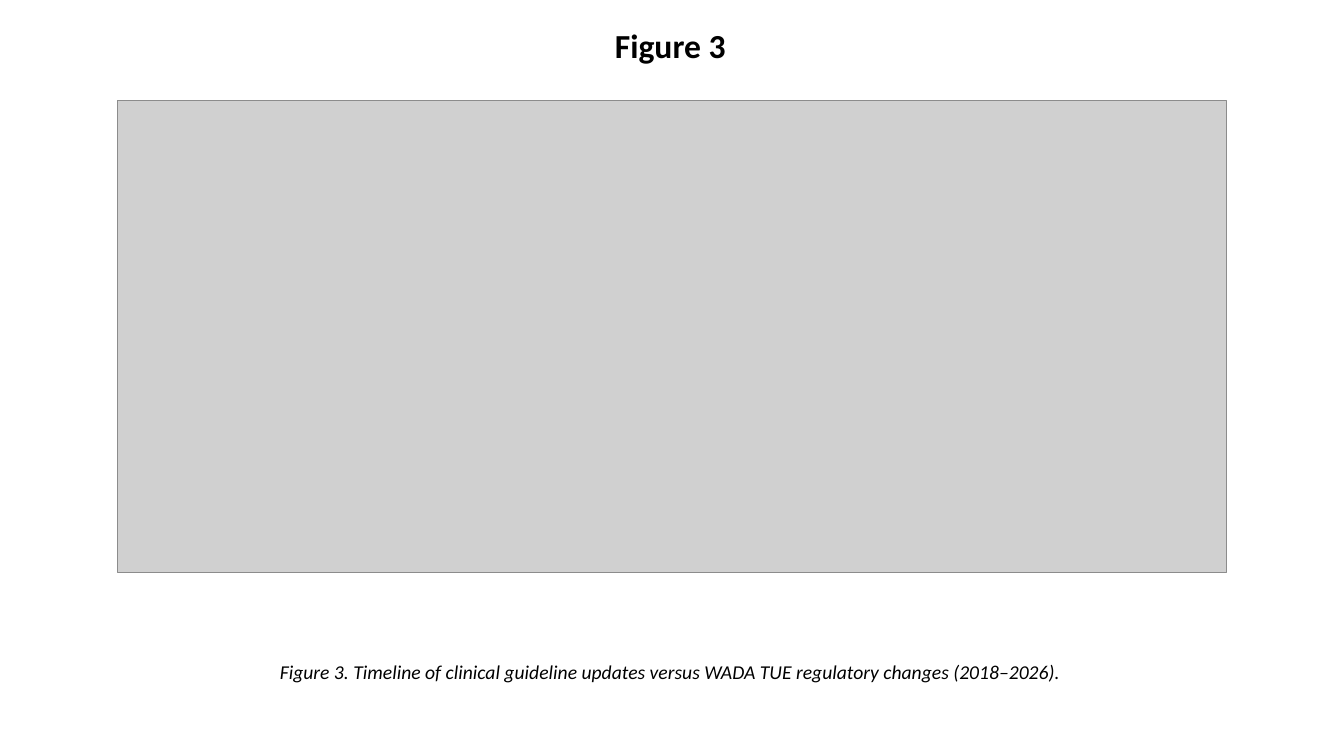
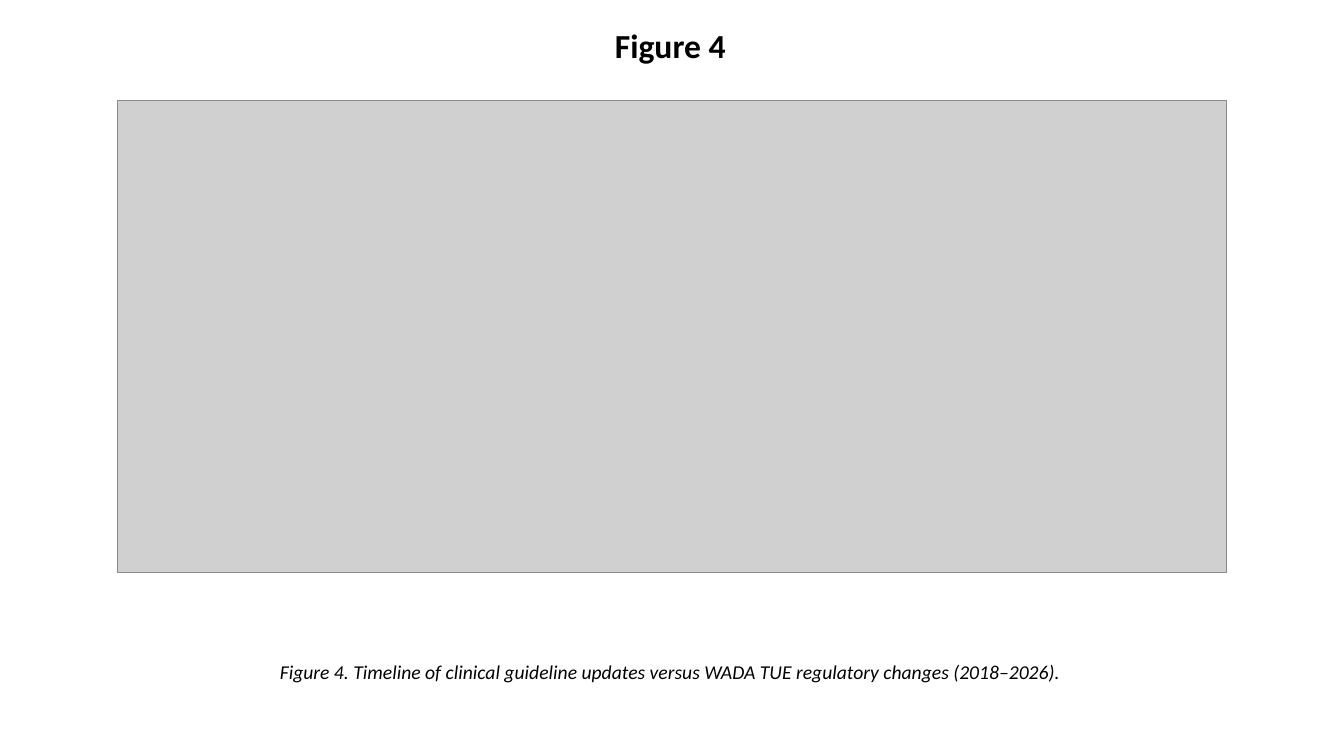
Before and after one commit to bougtoir/wada-tue-scoping-review, a slide deck: slide 4 of wada-tue-scoping-review/manuscripts/SCJ_Figures_English.pptx (slide 3 before the commit). Drawn at 1344x756 pixels with LibreOffice and Linux fonts; fonts in the diff are those of the drawing; grey boxes stand for pictures. Boxes give left, top, right and bottom in pixels: in the first picture for what was removed or moved away, otherwise in the second. Text is boxed around its words. In the diff, an @@ line names an element or a change of style, - is before the commit and + after.

```diff
--- a/wada-tue-scoping-review/manuscripts/SCJ_Figures_English.pptx
+++ b/wada-tue-scoping-review/manuscripts/SCJ_Figures_English.pptx
@@ text at (615,34,726,64): text changed @@
-Figure 3
+Figure 4
@@ text at (280,665,1059,683): text changed @@
-Figure 3. Timeline of clinical guideline updates versus WADA TUE regulatory changes (2018–2026).
+Figure 4. Timeline of clinical guideline updates versus WADA TUE regulatory changes (2018–2026).
```
Also in this commit, not shown: 2 other slides changed, 19 other files.
